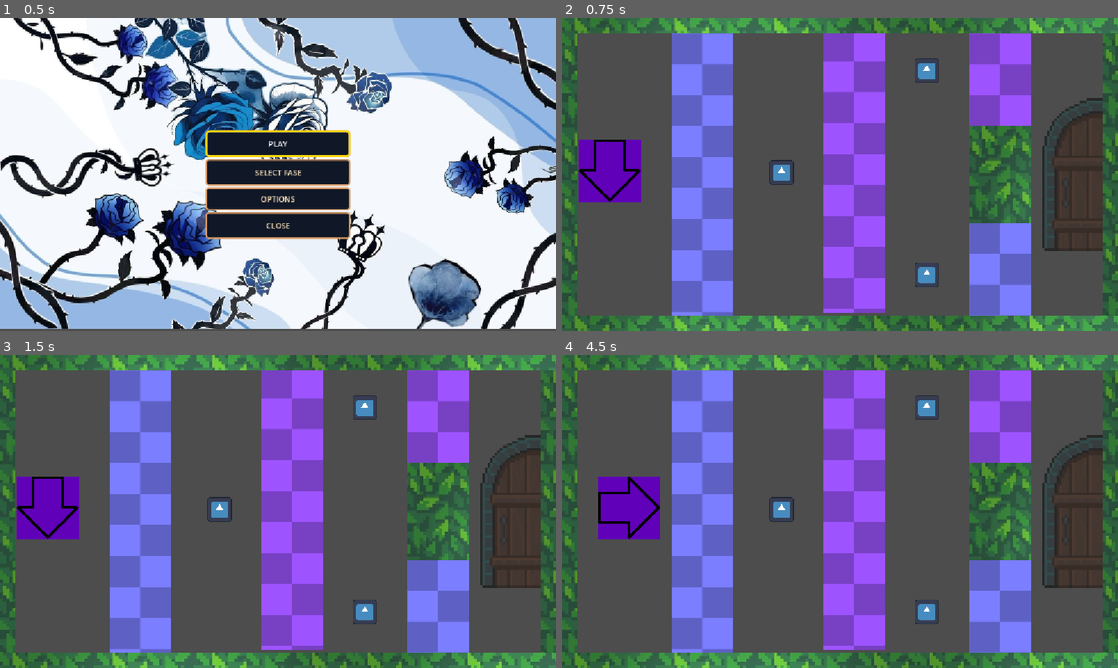
Above: before the commit, frames 1-4 (two rows, left to right).
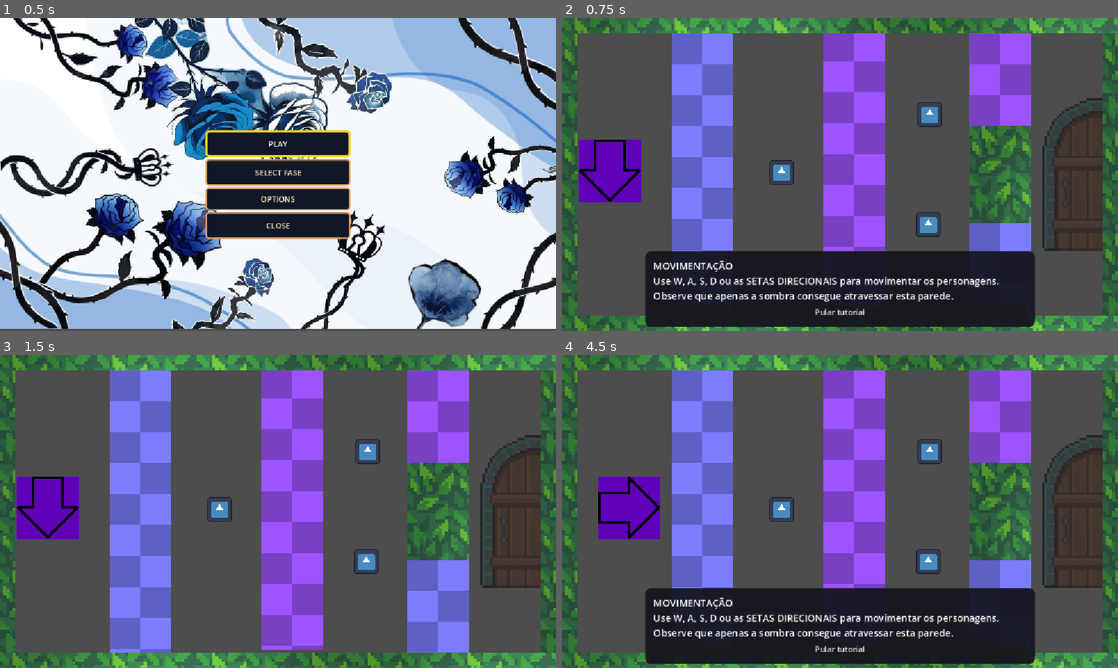
Above: after the commit, the same moments.

Repository: Equipe-Plasma/Switch-Shadow
Game: Godot game, scene res://menu/menu_principal/menu_principal.tscn
Two runs of this game, one before a commit and one after it. Both use one fixed random seed, a clock stepped at 60 frames per second and the inputs below. The engine's default icon, where the game draws it, is replaced by a stand-in: a white triangle on a blue panel in a dark square.
Inputs (mouse positions are in pixels of both pictures, inside the frame that each line leads up to):
- Up to frame 1 (0.5 s): no input
- Up to frame 2 (0.75 s): click "PLAY" at 0.5 s
- Up to frame 3 (1.5 s): click (278, 649) at 1.25 s, where only the run after the commit has a clickable "Pular tutorial"
- Up to frame 4 (4.5 s): tap Enter (proxima_fase) at 2 s; hold D (mover_direita) 2.03-2.78 s; hold Enter (proxima_fase) 2.03-2.78 s; hold S (mover_baixo) 2.78-3.5 s; tap Space (trocar_sombra) at 2.85, 4.25 s; click "PLAY" at 3.5 s; hold D (mover_direita) from 4.28 s (still down); tap Keypad Enter at 4.35 s

Frame 1 is identical in both runs. In frame 2, 17% of the frame differs, in the area x 14-86%, y 12-99%; in frame 3, 0.8%; in frame 4, 17%.

Commit message:
adiciona tutorial

Diff:
--- /dev/null
+++ b/Sistema/Tutorial/tutorial_interativo.gd
@@ -0,0 +1,211 @@
+
+extends CanvasLayer
+
+# Etapas do tutorial
+enum Etapa {
+	MOVIMENTACAO,
+	TROCA,
+	COLETA,
+	PORTAL,
+	FINALIZADO
+}
+
+var etapa_atual: Etapa = Etapa.MOVIMENTACAO
+
+# Distância necessária para considerar que a sombra
+# atravessou a parede inicial.
+@export var limite_x_sombra: float = 380.0
+
+# Referências da fase
+@onready var fase = get_parent()
+@onready var player: CharacterBody2D = fase.get_node("Player")
+@onready var sombra: CharacterBody2D = fase.get_node("Sombra")
+@onready var portal = fase.get_node("PortalSaida")
+
+# Interface
+var painel: PanelContainer
+var texto: Label
+var botao_pular: Button
+
+# Quantidade inicial de itens
+var total_itens: int = 0
+
+var tutorial_encerrado: bool = false
+
+
+func _ready() -> void:
+
+	# Permite que o tutorial continue funcionando
+	# mesmo se o jogo estiver pausado.
+	process_mode = Node.PROCESS_MODE_ALWAYS
+
+	# Conta os itens existentes na fase.
+	total_itens = get_tree().get_nodes_in_group("itens").size()
+
+	# Conecta o sinal de troca da fase.
+	if not fase.troca_realizada.is_connected(_on_troca_realizada):
+		fase.troca_realizada.connect(_on_troca_realizada)
+
+	# Conecta o sinal de entrada no portal.
+	if not portal.portal_utilizado.is_connected(_on_portal_utilizado):
+		portal.portal_utilizado.connect(_on_portal_utilizado)
+
+	_criar_interface()
+	_atualizar_tutorial()
+
+
+func _process(_delta: float) -> void:
+
+	if tutorial_encerrado:
+		return
+
+	match etapa_atual:
+
+		# ETAPA 1: MOVIMENTAÇÃO
+		Etapa.MOVIMENTACAO:
+
+			# A sombra precisa atravessar a parede inicial.
+			if sombra.global_position.x >= limite_x_sombra:
+				_avancar_etapa()
+
+
+		# ETAPA 2: TROCA
+		Etapa.TROCA:
+
+			pass
+
+
+		# ETAPA 3: COLETA
+		Etapa.COLETA:
+
+			var itens_restantes = get_tree().get_nodes_in_group("itens").size()
+
+			# Só avança quando TODOS os itens forem coletados.
+			if itens_restantes == 0 and total_itens > 0:
+				_avancar_etapa()
+
+
+		# ETAPA 4: PORTAL
+		Etapa.PORTAL:
+
+			pass
+
+
+func _criar_interface() -> void:
+
+	# Painel principal
+	painel = PanelContainer.new()
+
+	# Posicionamento da janela
+	painel.anchor_left = 0.15
+	painel.anchor_right = 0.85
+
+	painel.anchor_top = 1.0
+	painel.anchor_bottom = 1.0
+
+	painel.offset_top = -165
+	painel.offset_bottom = -25
+
+
+	# Aparência
+	var estilo = StyleBoxFlat.new()
+
+	estilo.bg_color = Color(0.08, 0.08, 0.12, 0.94)
+	estilo.set_corner_radius_all(12)
+	estilo.set_content_margin_all(16)
+
+	painel.add_theme_stylebox_override("panel", estilo)
+
+	add_child(painel)
+
+	# Organização vertical
+	var organizacao = VBoxContainer.new()
+
+	painel.add_child(organizacao)
+
+	# Texto
+	texto = Label.new()
+
+	texto.autowrap_mode = TextServer.AUTOWRAP_WORD_SMART
+	texto.custom_minimum_size = Vector2(0, 65)
+
+	texto.add_theme_font_size_override("font_size", 20)
+
+	organizacao.add_child(texto)
+
+	# Botão de pular
+	botao_pular = Button.new()
+
+	botao_pular.text = "Pular tutorial"
+	botao_pular.pressed.connect(_pular_tutorial)
+
+	organizacao.add_child(botao_pular)
+
+
+func _atualizar_tutorial() -> void:
+
+	match etapa_atual:
+
+		Etapa.MOVIMENTACAO:
+
+			texto.text = "MOVIMENTAÇÃO\nUse W, A, S, D ou as SETAS DIRECIONAIS para movimentar os personagens. Observe que apenas a sombra consegue atravessar esta parede."
+
+
+		Etapa.TROCA:
+
+			texto.text = "TROCA DE POSIÇÕES\nAgora pressione ESPAÇO para trocar de posição com sua sombra e conseguir atravessar a parede."
+
+
+		Etapa.COLETA:
+
+			texto.text = "COLETA DE ITENS\nColete TODOS os itens espalhados pela fase. Você precisará de todos para desbloquear o portal."
+
+
+		Etapa.PORTAL:
+
+			texto.text = "OBJETIVO FINAL\nMuito bem! Todos os itens foram coletados. O portal está desbloqueado. Encontre-o para concluir a fase."
+
+
+		Etapa.FINALIZADO:
+
+			texto.text = "Tutorial concluído!"
+
+
+func _avancar_etapa() -> void:
+
+	if etapa_atual == Etapa.FINALIZADO:
+		return
+
+	etapa_atual += 1
+
+	_atualizar_tutorial()
+
+
+func _on_troca_realizada() -> void:
+
+	# Só aceita a troca quando o jogador estiver
+	# na etapa correta do tutorial.
+	if etapa_atual == Etapa.TROCA:
+		_avancar_etapa()
+
+
+func _on_portal_utilizado() -> void:
+
+	if etapa_atual == Etapa.PORTAL:
+		_encerrar_tutorial()
+
+
+func _pular_tutorial() -> void:
+
+	_encerrar_tutorial()
+
+
+func _encerrar_tutorial() -> void:
+
+	tutorial_encerrado = true
+
+	etapa_atual = Etapa.FINALIZADO
+
+	painel.hide()
+
+	print("Tutorial concluído!")
--- a/fase/fase 1/fase_1.gd
+++ b/fase/fase 1/fase_1.gd
@@ -1,4 +1,5 @@
 extends Node2D
+signal troca_realizada
 
 @onready var player: CharacterBody2D = $Player
 @onready var sombra: CharacterBody2D = $Sombra
@@ -69,7 +70,9 @@
 
 	# 2. NOVO: Pede para todas as paredes do grupo "paredes_alternadas" mudarem de estado!
 	get_tree().call_group("paredes_alternadas", "alternar_estado")
-
+	# Avisa o tutorial que uma troca foi realizada
+	# Avisa ao tutorial que a troca aconteceu
+	troca_realizada.emit()
 
 func verificar_progresso() -> void:
 	# Verifica quantos itens ainda existem na fase
@@ -78,7 +81,14 @@
 	# Quando todos os itens forem coletados
 	if total_itens > 0 and itens_restantes == 0:
 		portal.ativar()
-		print("Todos os itens coletados! Portal ativado!")
+		var mostrar
+		if mostrar:
+			print("Todos os itens coletados! Portal ativado!")
+			mostrar = false # Bloqueia o if para sempre
+
+
+
+
 
 func avancar_para_proxima_fase() -> void:
 	if fase_concluida:
--- a/fase/fase 1/fase_1.tscn
+++ b/fase/fase 1/fase_1.tscn
@@ -11,6 +11,7 @@
 [ext_resource type="PackedScene" uid="uid://g6bshavfposa" path="res://editor/paredes/parede_geral/parede_geral.tscn" id="10_01sd7"]
 [ext_resource type="PackedScene" uid="uid://dq80e6b58tnmu" path="res://menu/menu_pausa/menu_pausa.tscn" id="11_01sd7"]
 [ext_resource type="PackedScene" uid="uid://cdy22u33xic2q" path="res://editor/portal_saida/portal_saida.tscn" id="12_01sd7"]
+[ext_resource type="Script" uid="uid://bagr16mfjhbpc" path="res://Sistema/Tutorial/tutorial_interativo.gd" id="12_ub1qc"]
 
 [node name="Fase1" type="Node2D" unique_id=1904190499]
 script = ExtResource("1_eb6rn")
@@ -41,10 +42,10 @@
 position = Vector2(455, 320)
 
 [node name="Item2" parent="." unique_id=1003667387 instance=ExtResource("10_0r7j3")]
-position = Vector2(756, 532)
+position = Vector2(759, 428)
 
 [node name="Item3" parent="." unique_id=720673298 instance=ExtResource("10_0r7j3")]
-position = Vector2(756, 109)
+position = Vector2(762, 200)
 
 [node name="MenuPausa" parent="." unique_id=1672884906 instance=ExtResource("11_01sd7")]
 
@@ -78,3 +79,6 @@
 [node name="Parede" parent="." unique_id=867730286 instance=ExtResource("10_01sd7")]
 position = Vector2(908, 324)
 tamanho = Vector2(128, 200)
+
+[node name="TutorialInterativo" type="CanvasLayer" parent="." unique_id=521553675]
+script = ExtResource("12_ub1qc")
--- a/fase/fase 6/fase_6.gd
+++ b/fase/fase 6/fase_6.gd
@@ -78,7 +78,10 @@
 	# Quando todos os itens forem coletados
 	if total_itens > 0 and itens_restantes == 0:
 		portal.ativar()
-		print("Todos os itens coletados! Portal ativado!")
+		var mostrar
+		if mostrar:
+			print("Todos os itens coletados! Portal ativado!")
+			mostrar = false # Bloqueia o if para sempre
 
 func avancar_para_proxima_fase() -> void:
 	if fase_concluida:
--- a/fase/fase 7/fase_7.gd
+++ b/fase/fase 7/fase_7.gd
@@ -78,7 +78,10 @@
 	# Quando todos os itens forem coletados
 	if total_itens > 0 and itens_restantes == 0:
 		portal.ativar()
-		print("Todos os itens coletados! Portal ativado!")
+		var mostrar
+		if mostrar:
+			print("Todos os itens coletados! Portal ativado!")
+			mostrar = false # Bloqueia o if para sempre
 
 func avancar_para_proxima_fase() -> void:
 	if fase_concluida:
Not shown, added: Sistema/Tutorial/tutorial_interativo.gd.uid
